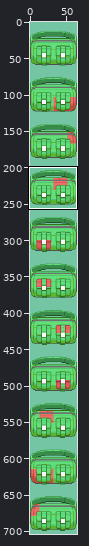
A sprite sheet gets an edit: graphics/bag/bag_female.png. The picture above shows the old version from afar; the outline marks the close-up.
Close-up. Earlier state:
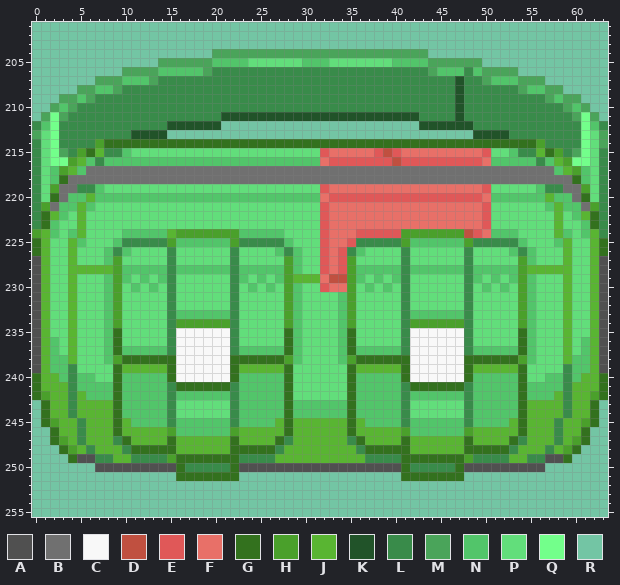
The file is 64x704 pixels. Colours within 5 levels of each other are drawn and written as one. Shown: x 0..63, y 201..255. The commit also changed other parts of the picture, which this record leaves out.
Palette (. is transparent): A #505050  B #707070  C #f8f8f8  D #c05040  E #e05858  F #e87068  G #33711e  H #4aa02b  J #59b532  K #215329  L #398b4a  M #4aa45a  N #52c56a  P #62de7b  Q #73ff8b  R #73c5a4
After:
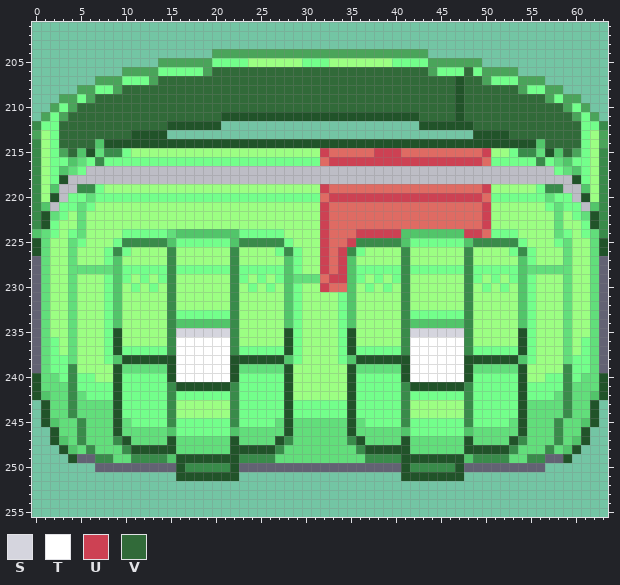
Colours new in this view: S #d5d5de  T #ffffff  U #cd4153  V #316a39
What changed:
colour A: #505050 -> #626273
colour B: #707070 -> #bdbdc5
colour F: #e87068 -> #df6b63
colour J: #59b532 -> #62de7b
colour P: #62de7b -> #9cff83
y 205: x 20..23 NNNN -> QQQQ; x 30..32 NNN -> QQQ; x 40..43 NNNN -> QQQQ
y 206: x 14..18 NNNNN -> QQQQQ; x 20..43 LLLLLLLLLLLLLLLLLLLLLLLL -> VVVVVVVVVVVVVVVVVVVVVVVV; x 45..49 NNNLN -> QQQVQ
y 207: x 10..12 NNN -> QQQ; x 14..46 LLLLLLLLLLLLLLLLLLLLLLLLLLLLLLLLL -> VVVVVVVVVVVVVVVVVVVVVVVVVVVVVVVVV; x 48..49 LL -> VV; x 51..53 NNN -> QQQ
y 208: x 7..8 NN -> QQ; x 10..46 LLLLLLLLLLLLLLLLLLLLLLLLLLLLLLLLLLLLL -> VVVVVVVVVVVVVVVVVVVVVVVVVVVVVVVVVVVVV; x 48..53 LLLLLL -> VVVVVV; x 55..56 NN -> QQ
y 209: x 5 N -> Q; x 7..46 LLLLLLLLLLLLLLLLLLLLLLLLLLLLLLLLLLLLLLLL -> VVVVVVVVVVVVVVVVVVVVVVVVVVVVVVVVVVVVVVVV; x 48..56 LLLLLLLLL -> VVVVVVVVV; x 58 N -> Q
y 210: x 3 N -> Q; x 5..46 LLLLLLLLLLLLLLLLLLLLLLLLLLLLLLLLLLLLLLLLLL -> VVVVVVVVVVVVVVVVVVVVVVVVVVVVVVVVVVVVVVVVVV; x 48..58 LLLLLLLLLLL -> VVVVVVVVVVV; x 60 N -> Q
y 211: x 4..20 LLLLLLLLLLLLLLLLL -> VVVVVVVVVVVVVVVVV; x 43..46 LLLL -> VVVV; x 48..59 LLLLLLLLLLLL -> VVVVVVVVVVVV
y 212: x 1 N -> Q; x 3..14 LLLLLLLLLLLL -> VVVVVVVVVVVV; x 49..60 LLLLLLLLLLLL -> VVVVVVVVVVVV; x 62 N -> Q
y 213: x 3..10 LLLLLLLL -> VVVVVVVV; x 53..60 LLLLLLLL -> VVVVVVVV
y 214: x 3..60 LLLLHGGGGGGGGGGGGGGGGGGGGGGGGGGGGGGGGGGGGGGGGGGGGGGGGHLLLL -> VVVVNKKKKKKKKKKKKKKKKKKKKKKKKKKKKKKKKKKKKKKKKKKKKKKKKNVVVV
y 215: x 4..6 LHG -> VNK; x 10 N -> Q; x 32 E -> U; x 38..40 EDE -> UUU; x 50 E -> U; x 53 N -> Q; x 57..59 GHL -> KNV
y 216: x 4 H -> N; x 6 N -> Q; x 8..31 NNNNNNNNNNNNNNNNNNNNNNNN -> QQQQQQQQQQQQQQQQQQQQQQQQ; x 33..49 EEEEEEEDEEEEEEEEE -> UUUUUUUUUUUUUUUUU; x 51..55 NNNNN -> QQQQQ; x 57 N -> Q; x 59 H -> N
y 217: x 2..3 NH -> QN; x 5 N -> Q; x 58 N -> Q; x 60..61 HN -> NQ
y 218: x 2..3 NG -> QK; x 60..61 GN -> KQ
y 219: x 2 H -> N; x 7 N -> Q; x 32 E -> U; x 50 E -> U; x 56 N -> Q; x 61 H -> N
y 220: x 2 G -> K; x 4..5 NN -> QQ; x 7..31 NNNNNNNNNNNNNNNNNNNNNNNNN -> QQQQQQQQQQQQQQQQQQQQQQQQQ; x 33..49 EEEEEEEEEEEEEEEEE -> UUUUUUUUUUUUUUUUU; x 51..56 NNNNNN -> QQQQQQ; x 58..59 NN -> QQ; x 61 G -> K
y 221: x 1 H -> N; x 3..4 NN -> QQ; x 6 N -> Q; x 32 E -> U; x 50 E -> U; x 57 N -> Q; x 59..60 NN -> QQ; x 62 H -> N
y 222: x 1 G -> K; x 3 N -> Q; x 32 E -> U; x 50 E -> U; x 60 N -> Q; x 62 G -> K
y 223: x 1..2 GN -> KQ; x 32 E -> U; x 50 E -> U; x 61..62 NG -> QK
y 224: x 0 H -> N; x 2 N -> Q; x 4 N -> Q; x 10..14 NNNNN -> QQQQQ; x 16..27 HHHHHHHNNNNN -> NNNNNNNQQQQQ; x 32 E -> U; x 36..49 EEEEEHHHHHHHDE -> UUUUUNNNNNNNUU; x 51..53 NNN -> QQQ; x 59 N -> Q; x 61 N -> Q
y 225: x 0 G -> K; x 5 N -> Q; x 9 N -> Q; x 15..22 HNNNNNNH -> NQQQQQQN; x 28 N -> Q; x 32 E -> U; x 35 E -> U; x 41..48 HNNNNNNH -> NQQQQQQN; x 54 N -> Q; x 58 N -> Q; x 63 G -> K
y 226: x 0 G -> K; x 8 N -> Q; x 10 N -> Q; x 27 N -> Q; x 29 N -> Q; x 32 E -> U; x 34 E -> U; x 36 N -> Q; x 53 N -> Q; x 55 N -> Q; x 63 G -> K
y 227: x 8..9 NH -> QN; x 28..29 HN -> NQ; x 32 E -> U; x 34..35 EH -> UN; x 54..55 HN -> NQ
y 228: x 9..14 HNNNNN -> NQQQQQ; x 16..21 NNNNNN -> QQQQQQ; x 23..29 NNNNNHN -> QQQQQNQ; x 32 E -> U; x 34..40 EHNNNNN -> UNQQQQQ; x 42..47 NNNNNN -> QQQQQQ; x 49..54 NNNNNH -> QQQQQN
y 229: x 8..10 NHN -> QNQ; x 12 N -> Q; x 14 N -> Q; x 23 N -> Q; x 25 N -> Q; x 27..28 NH -> QN; x 33..36 DDHN -> UUNQ; x 38 N -> Q; x 40 N -> Q; x 49 N -> Q; x 51 N -> Q; x 53..55 NHN -> QNQ
y 230: x 8..9 NH -> QN; x 11 N -> Q; x 13 N -> Q; x 24 N -> Q; x 26 N -> Q; x 28..29 HN -> NQ; x 32 E -> U; x 35 H -> N; x 37 N -> Q; x 39 N -> Q; x 50 N -> Q; x 52 N -> Q; x 54..55 HN -> NQ
y 231..232: x 8..9 NH -> QN; x 28..29 HN -> NQ; x 34..35 NH -> QN; x 54..55 HN -> NQ
y 233: x 8..9 NH -> QN; x 16..21 NNNNNN -> QQQQQQ; x 28..29 HN -> NQ; x 34..35 NH -> QN; x 42..47 NNNNNN -> QQQQQQ; x 54..55 HN -> NQ
y 234: x 8..9 NH -> QN; x 16..21 HHHHHH -> NNNNNN; x 28..29 HN -> NQ; x 34..35 NH -> QN; x 42..47 HHHHHH -> NNNNNN; x 54..55 HN -> NQ
y 235: x 8..9 NG -> QK; x 16..21 CCCCCC -> SSSSSS; x 28..29 GN -> KQ; x 34..35 NG -> QK; x 42..47 CCCCCC -> SSSSSS; x 54..55 GN -> KQ
y 236: x 2 N -> Q; x 8..9 NG -> QK; x 16..21 CCCCCC -> TTTTTT; x 28..29 GN -> KQ; x 34..35 NG -> QK; x 42..47 CCCCCC -> TTTTTT; x 54..55 GN -> KQ; x 61 N -> Q
y 237: x 2 N -> Q; x 8..14 NGNNNNN -> QKQQQQQ; x 16..21 CCCCCC -> TTTTTT; x 23..29 NNNNNGN -> QQQQQKQ; x 34..40 NGNNNNN -> QKQQQQQ; x 42..47 CCCCCC -> TTTTTT; x 49..55 NNNNNGN -> QQQQQKQ; x 61 N -> Q
y 238: x 2..3 NN -> QQ; x 8..29 NHGGGGGGCCCCCCGGGGGGHN -> QNKKKKKKTTTTTTKKKKKKNQ; x 34..55 NHGGGGGGCCCCCCGGGGGGHN -> QNKKKKKKTTTTTTKKKKKKNQ; x 60..61 NN -> QQ
y 239: x 2..3 NN -> QQ; x 9 G -> K; x 15..22 GCCCCCCG -> KTTTTTTK; x 28 G -> K; x 35 G -> K; x 41..48 GCCCCCCG -> KTTTTTTK; x 54 G -> K; x 60..61 NN -> QQ
y 240: x 0 G -> K; x 3 N -> Q; x 5..6 NN -> QQ; x 9..28 GNNNNNGCCCCCCGNNNNNG -> KQQQQQKTTTTTTKQQQQQK; x 35..54 GNNNNNGCCCCCCGNNNNNG -> KQQQQQKTTTTTTKQQQQQK; x 57..58 NN -> QQ; x 60 N -> Q; x 63 G -> K
y 241: x 0 G -> K; x 5..14 NNNNGNNNNN -> QQQQKQQQQQ; x 16..21 GGGGGG -> KKKKKK; x 23..28 NNNNNG -> QQQQQK; x 35..40 GNNNNN -> KQQQQQ; x 42..47 GGGGGG -> KKKKKK; x 49..58 NNNNNGNNNN -> QQQQQKQQQQ; x 63 G -> K
y 242: x 0..1 GH -> KN; x 6..14 NNNGNNNNN -> QQQKQQQQQ; x 16..21 NNNNNN -> QQQQQQ; x 23..28 NNNNNG -> QQQQQK; x 35..40 GNNNNN -> KQQQQQ; x 42..47 NNNNNN -> QQQQQQ; x 49..57 NNNNNGNNN -> QQQQQKQQQ; x 62..63 HG -> NK
y 243..244: x 1 G -> K; x 9..14 GNNNNN -> KQQQQQ; x 23..40 NNNNNGNNNNNNGNNNNN -> QQQQQKQQQQQQKQQQQQ; x 49..54 NNNNNG -> QQQQQK; x 62 G -> K
y 245: x 1..2 GH -> KN; x 9 G -> K; x 11..14 NNNN -> QQQQ; x 16..21 NNNNNN -> QQQQQQ; x 23..26 NNNN -> QQQQ; x 28 G -> K; x 35 G -> K; x 37..40 NNNN -> QQQQ; x 42..47 NNNNNN -> QQQQQQ; x 49..52 NNNN -> QQQQ; x 54 G -> K; x 61..62 HG -> NK
y 246: x 2 G -> K; x 9 G -> K; x 15..22 HNNNNNNH -> NQQQQQQN; x 28 G -> K; x 35 G -> K; x 41..48 HNNNNNNH -> NQQQQQQN; x 54 G -> K; x 61 G -> K
y 247: x 2..3 GH -> KN; x 10 G -> K; x 15 G -> K; x 22 G -> K; x 27 G -> K; x 36 G -> K; x 41 G -> K; x 48 G -> K; x 53 G -> K; x 60..61 HG -> NK
y 248: x 3..4 GH -> KN; x 11..15 GGGGG -> KKKKK; x 22..26 GGGGG -> KKKKK; x 37..41 GGGGG -> KKKKK; x 48..52 GGGGG -> KKKKK; x 59..60 HG -> NK
y 249: x 4 G -> K; x 15..22 HGGGGGGG -> NKKKKKKK; x 41..48 GGGGGGGH -> KKKKKKKN; x 59 G -> K
y 250: x 16 G -> K; x 22 G -> K; x 41 G -> K; x 47 G -> K
y 251: x 16..22 GGGGGGG -> KKKKKKK; x 41..47 GGGGGGG -> KKKKKKK
Changed places in both close-ups, as pixel boxes (x1, y1, x2, y2):
changed: (32, 58, 608, 481)
